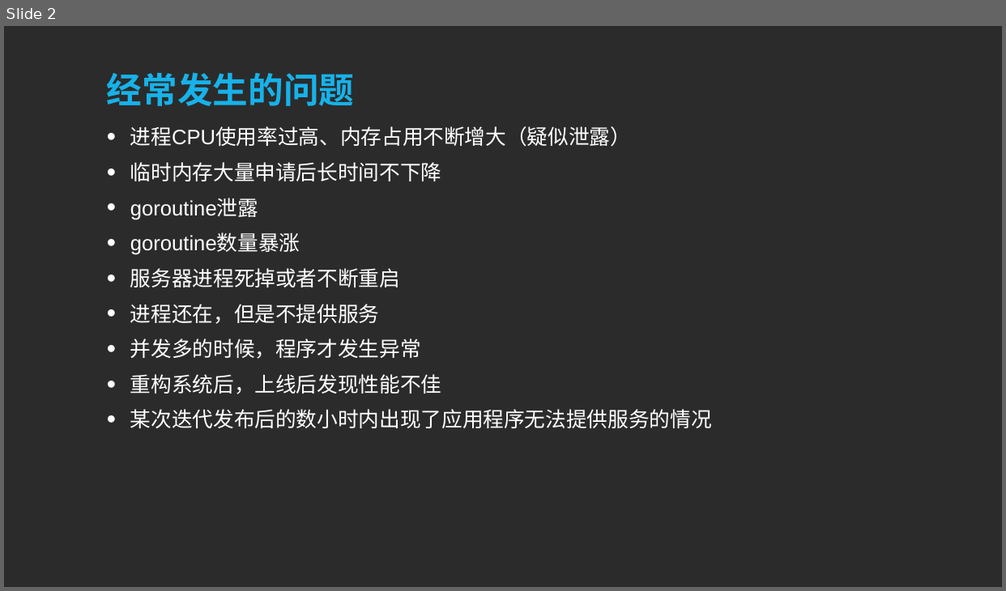
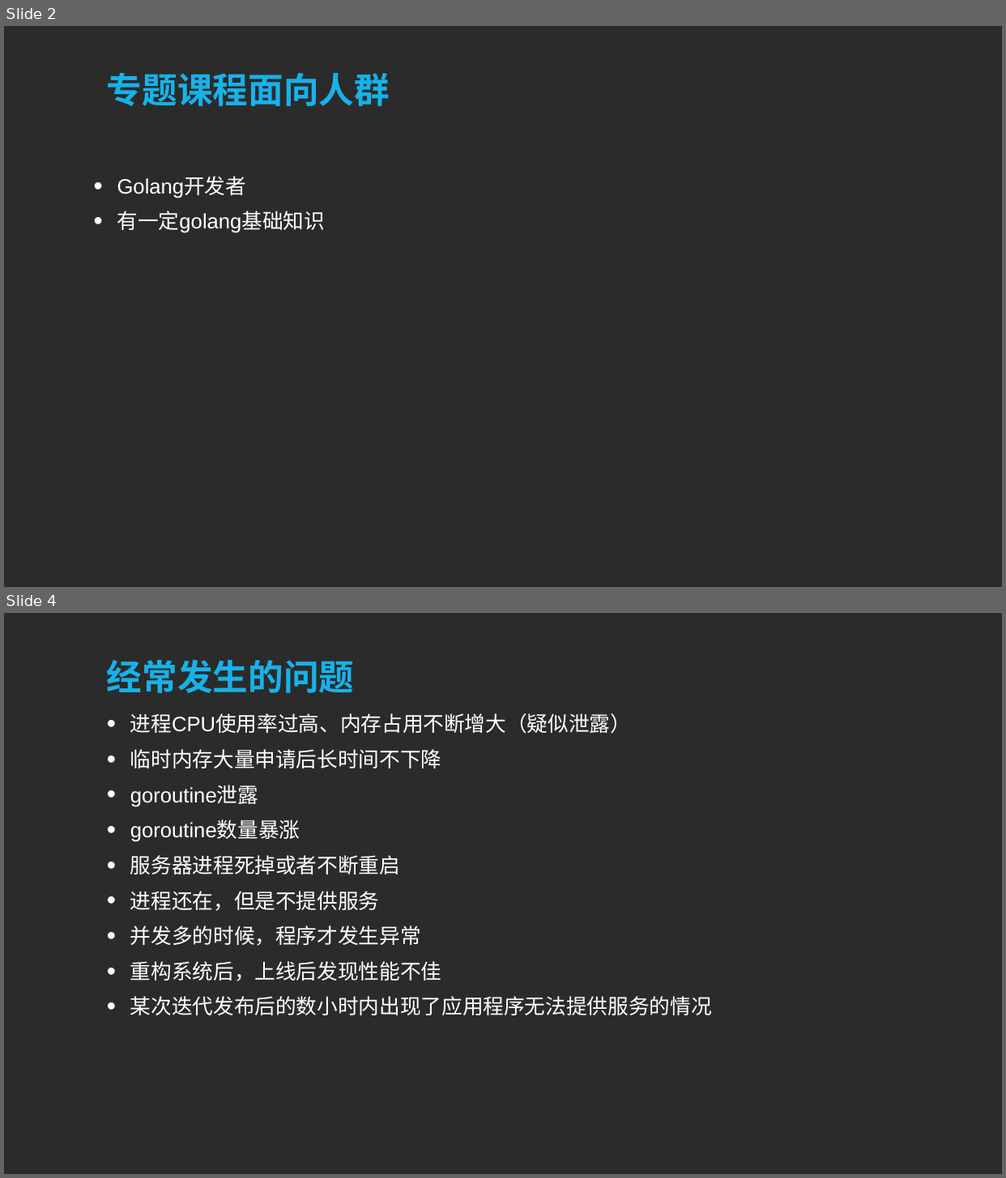
Before and after one commit to sqc157400661/Snail, a slide deck: Go专题系列/性能分析和优化专题/性能分析和优化专题.pptx. Shown one above the other, each under a label of ours: slide 2 before the commit, slides 2 and 4 after it; the slides between them are not shown. The pictures are 1006x591 and 1006x1178 pixels, drawn with LibreOffice and Linux fonts; fonts in the diff are those of the drawing; background and template pictures are left out; a plain dark background stands for a picture behind light text. Boxes give left, top, right and bottom in pixels: in the first picture for what was removed or moved away, otherwise in the second. Text is boxed around its words. In the diff, an @@ line names an element or a change of style, - is before the commit and + after.

```diff
--- a/Go专题系列/性能分析和优化专题/性能分析和优化专题.pptx
+++ b/Go专题系列/性能分析和优化专题/性能分析和优化专题.pptx
@@ slide 2 added at [4,26,1002,587], background picture (left out) @@
@@ title added at [107,72,390,106], 68 pt, text #17B2E9, bold @@
+专题课程面向人群
@@ text added at [117,177,325,233], 40 pt, text #FFFFFF @@
+• Golang开发者
+• 有一定golang基础知识
@@ what was slide 2 is now slide 4 @@
```
Also in this commit, not shown: 2 slides changed, 1 other slide added.
